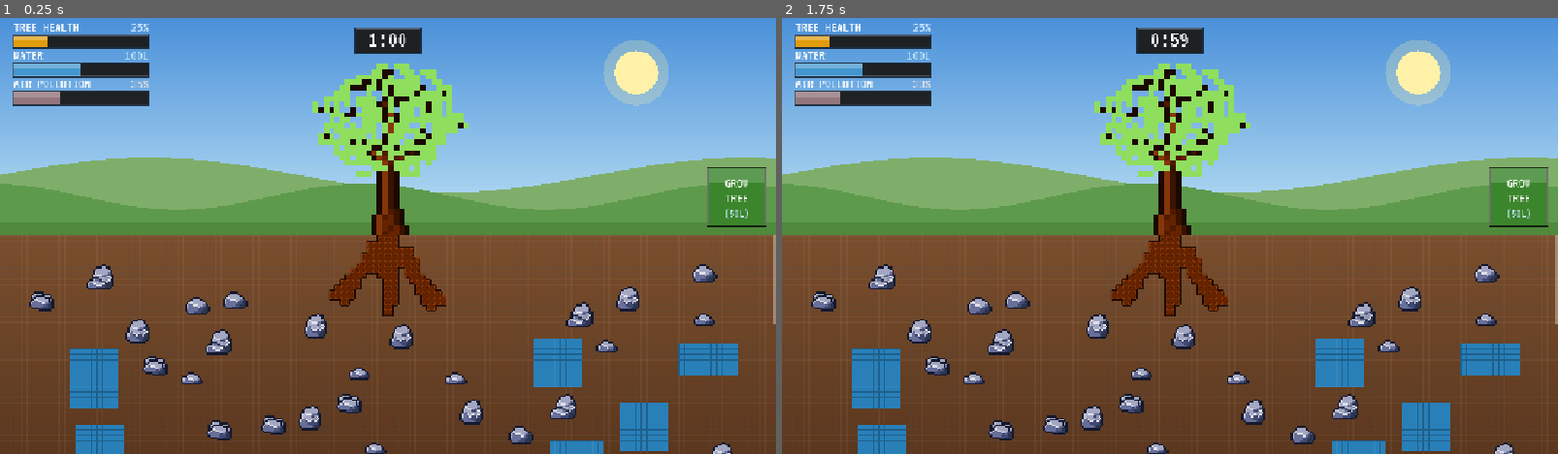
Above: before the commit, frames 1-2 (left to right).
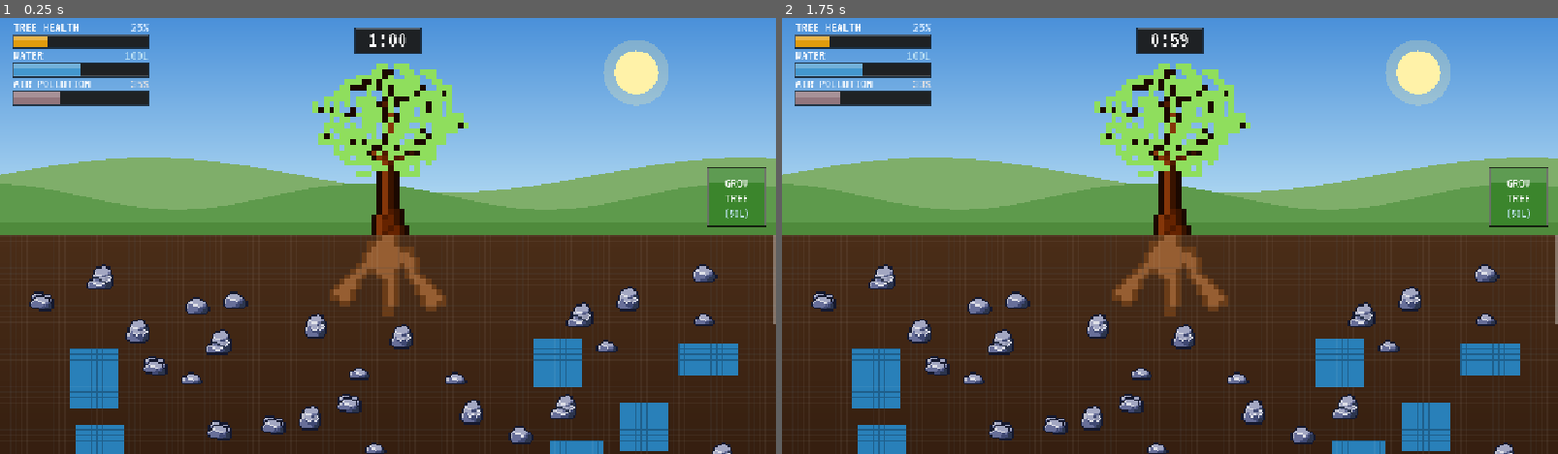
Above: after the commit, the same moments.

Repository: Jeeareen/ExtendoRoot
Game: Godot game, scene res://scenes/main.tscn
Same seed, same stepped clock (60 frames per second), same inputs: the game is played once before the commit and once after it.
Inputs (mouse positions are in pixels of both pictures, inside the frame that each line leads up to):
- Up to frame 1 (0.25 s): no input
- Up to frame 2 (1.75 s): tap Enter at 0.5 s; move the mouse to (1340, 214) at 0.52 s; tap R at 0.6 s; click (1340, 214) at 0.67 s; tap Space at 1.25 s; drag from (1014, 257) to (1131, 323) at 1.27 s

The runs differ from the first frame. In frame 1, 44% of the frame differs, in the area x 0-100%, y 49-100%; in frame 2, 44%.

Commit message:
style: use solid 8x8 squares for roots with darker soil and outer edge coloring

Diff:
--- a/scripts/main.gd
+++ b/scripts/main.gd
@@ -15,9 +15,9 @@
 const HILL_FAR := Color("7fae6a")
 const HILL_NEAR := Color("5e9a4c")
 const GRASS := Color("4f8a3c")
-const SOIL_TOP := Color("7a4e2d")
-const SOIL_BOTTOM := Color("2c1508")
-const TRUNK := Color("6b4423")
+const SOIL_TOP := Color("4a2d18")
+const SOIL_BOTTOM := Color("170a04")
+const TRUNK := Color("4a240c")
 const LEAVES_DARK := Color("2f6b2a")
 const LEAVES := Color("3f8a36")
 const LEAVES_LIGHT := Color("58a84a")
@@ -26,15 +26,8 @@
 const WATER_EDGE := Color("1f5f8b")
 const ACID_WATER_COLOR := Color("16a05d") # Greenish dark-turquoise for acid pools
 const ACID_WATER_EDGE := Color("0e6e3e")
-const ROOT_COLOR := Color("652300")
-
-# Retro Pixel-Art Bitmask Root Palette (Ağaç Gövdesi #652300 İle Birebir Uyumlu)
-const ROOT_BARK_DARK := Color("1b0800")
-const ROOT_BARK_SHADOW := Color("381300")
-const ROOT_WOOD_CORE := Color("652300")
-const ROOT_WOOD_GRAIN := Color("4e1a00")
-const ROOT_WOOD_LIGHT := Color("853609")
-const ROOT_TIP_COLOR := Color("aa4d18")
+const ROOT_COLOR := Color("965e32")
+const ROOT_EDGE_DARK := Color("6a3c18") # Darker edge for outer regions of wide roots
 const ROOT_WATER_FLOW := Color("54d6ff")
 
 const TILE_SIZE := 8.0
@@ -1588,13 +1581,50 @@
 
 			var is_root: bool = _initial_root_tiles.has(cell) or _root_tiles.has(cell)
 			if is_root:
-				# Render retro pixel-art connective bitmask root tile
-				_draw_pixel_art_root(cell, Vector2(x, y), base_row_color)
+				# 1. Base root tile rendering (8x8px square with constant color)
+				var root_col := ROOT_COLOR
+				var w := 0
+				if _root_tiles.has(cell):
+					w = _get_width_for_depth(_root_tiles[cell])
+				elif _initial_root_tiles.has(cell):
+					# Initial root tiles are 3 or 4 wide
+					w = 4
+
+				# When width is 1 or 2, use the outer root color;
+				# For wider roots (width 3/4), outer regions (having an edge to soil) use outer color while core remains ROOT_COLOR
+				if w <= 2:
+					root_col = ROOT_EDGE_DARK
+				else:
+					var is_outer_edge := (
+						not _is_root_cell(cell + Vector2i(0, -1))
+						or not _is_root_cell(cell + Vector2i(0, 1))
+						or not _is_root_cell(cell + Vector2i(-1, 0))
+						or not _is_root_cell(cell + Vector2i(1, 0))
+					)
+					if is_outer_edge:
+						root_col = ROOT_EDGE_DARK
+
+				draw_rect(tile_rect, root_col)
+
+				# 2. Bevel lines for root tile (just like before)
+				draw_line(Vector2(x, y), Vector2(x + TILE_SIZE, y), highlight_edge_color, 1.0)
+				draw_line(Vector2(x, y), Vector2(x, y + TILE_SIZE), highlight_edge_color, 1.0)
+				draw_line(Vector2(x, y + TILE_SIZE), Vector2(x + TILE_SIZE, y + TILE_SIZE), grid_edge_color, 1.0)
+				draw_line(Vector2(x + TILE_SIZE, y), Vector2(x + TILE_SIZE, y + TILE_SIZE), grid_edge_color, 1.0)
+
+				# 3. Water flowing animation pulse along connected root path
+				if _is_connected_to_water and _water_flow_cells.has(cell):
+					var dist: int = _water_flow_cells[cell]
+					var wave: float = fmod(_water_pulse_time * 10.0 - float(dist), 10.0)
+					if wave >= 0.0 and wave < 5.0:
+						draw_rect(Rect2(x + 2.0, y + 2.0, 4.0, 4.0), ROOT_WATER_FLOW)
+						if wave < 1.6:
+							draw_rect(Rect2(x + 2.5, y + 2.5, 3.0, 3.0), Color.WHITE)
 			else:
 				# 1. Base soil tile rendering
 				draw_rect(tile_rect, base_row_color)
 
-				# 2. Bevel lines for soil grid (only on soil, never cutting through roots)
+				# 2. Bevel lines for soil grid
 				draw_line(Vector2(x, y), Vector2(x + TILE_SIZE, y), highlight_edge_color, 1.0)
 				draw_line(Vector2(x, y), Vector2(x, y + TILE_SIZE), highlight_edge_color, 1.0)
 				draw_line(Vector2(x, y + TILE_SIZE), Vector2(x + TILE_SIZE, y + TILE_SIZE), grid_edge_color, 1.0)
@@ -1679,96 +1709,6 @@
 		var center_col := int(cols * 0.5)
 		return c.x >= center_col - 2 and c.x <= center_col + 1
 	return _initial_root_tiles.has(c) or _root_tiles.has(c)
-
-
-func _draw_pixel_art_root(cell: Vector2i, pos: Vector2, soil_col: Color) -> void:
-	var u: bool = _is_root_cell(cell + Vector2i(0, -1))
-	var d: bool = _is_root_cell(cell + Vector2i(0, 1))
-	var l: bool = _is_root_cell(cell + Vector2i(-1, 0))
-	var r: bool = _is_root_cell(cell + Vector2i(1, 0))
-
-	var ul: bool = _is_root_cell(cell + Vector2i(-1, -1))
-	var ur: bool = _is_root_cell(cell + Vector2i(1, -1))
-	var dl: bool = _is_root_cell(cell + Vector2i(-1, 1))
-	var dr: bool = _is_root_cell(cell + Vector2i(1, 1))
-
-	var px: float = pos.x
-	var py: float = pos.y
-
-	# 1. Base wood core fill (8x8)
-	draw_rect(Rect2(px, py, TILE_SIZE, TILE_SIZE), ROOT_WOOD_CORE)
-
-	# 2. Organic internal wood grain / rings
-	draw_rect(Rect2(px + 2.0, py + 2.0, 4.0, 4.0), ROOT_WOOD_LIGHT)
-	draw_rect(Rect2(px + 3.0, py + 3.0, 2.0, 2.0), ROOT_WOOD_GRAIN)
-
-	# 3. Outer Edge Borders & Highlights / Shadows
-	if not u:
-		draw_rect(Rect2(px, py, TILE_SIZE, 1.0), ROOT_BARK_DARK)
-		draw_rect(Rect2(px + 1.0, py + 1.0, 6.0, 1.0), ROOT_WOOD_LIGHT)
-	if not d:
-		draw_rect(Rect2(px, py + 7.0, TILE_SIZE, 1.0), ROOT_BARK_DARK)
-		draw_rect(Rect2(px + 1.0, py + 6.0, 6.0, 1.0), ROOT_BARK_SHADOW)
-	if not l:
-		draw_rect(Rect2(px, py, 1.0, TILE_SIZE), ROOT_BARK_DARK)
-		draw_rect(Rect2(px + 1.0, py + 1.0, 1.0, 6.0), ROOT_WOOD_LIGHT)
-	if not r:
-		draw_rect(Rect2(px + 7.0, py, 1.0, TILE_SIZE), ROOT_BARK_DARK)
-		draw_rect(Rect2(px + 6.0, py + 1.0, 1.0, 6.0), ROOT_BARK_SHADOW)
-
-	# 4. Convex Outer Corners (Pixel Chamfer for natural round roots)
-	if not u and not l:
-		draw_rect(Rect2(px, py, 1.0, 1.0), soil_col)
-		draw_rect(Rect2(px + 1.0, py, 1.0, 1.0), ROOT_BARK_DARK)
-		draw_rect(Rect2(px, py + 1.0, 1.0, 1.0), ROOT_BARK_DARK)
-		draw_rect(Rect2(px + 1.0, py + 1.0, 1.0, 1.0), ROOT_WOOD_LIGHT)
-	if not u and not r:
-		draw_rect(Rect2(px + 7.0, py, 1.0, 1.0), soil_col)
-		draw_rect(Rect2(px + 6.0, py, 1.0, 1.0), ROOT_BARK_DARK)
-		draw_rect(Rect2(px + 7.0, py + 1.0, 1.0, 1.0), ROOT_BARK_DARK)
-		draw_rect(Rect2(px + 6.0, py + 1.0, 1.0, 1.0), ROOT_WOOD_LIGHT)
-	if not d and not l:
-		draw_rect(Rect2(px, py + 7.0, 1.0, 1.0), soil_col)
-		draw_rect(Rect2(px + 1.0, py + 7.0, 1.0, 1.0), ROOT_BARK_DARK)
-		draw_rect(Rect2(px, py + 6.0, 1.0, 1.0), ROOT_BARK_DARK)
-		draw_rect(Rect2(px + 1.0, py + 6.0, 1.0, 1.0), ROOT_WOOD_LIGHT)
-	if not d and not r:
-		draw_rect(Rect2(px + 7.0, py + 7.0, 1.0, 1.0), soil_col)
-		draw_rect(Rect2(px + 6.0, py + 7.0, 1.0, 1.0), ROOT_BARK_DARK)
-		draw_rect(Rect2(px + 7.0, py + 6.0, 1.0, 1.0), ROOT_BARK_DARK)
-		draw_rect(Rect2(px + 6.0, py + 6.0, 1.0, 1.0), ROOT_BARK_SHADOW)
-
-	# 5. Concave Inner Corners (Elbow Branch Notches)
-	if u and l and not ul:
-		draw_rect(Rect2(px, py, 1.0, 1.0), ROOT_BARK_DARK)
-		draw_rect(Rect2(px + 1.0, py + 1.0, 1.0, 1.0), ROOT_BARK_SHADOW)
-	if u and r and not ur:
-		draw_rect(Rect2(px + 7.0, py, 1.0, 1.0), ROOT_BARK_DARK)
-		draw_rect(Rect2(px + 6.0, py + 1.0, 1.0, 1.0), ROOT_BARK_SHADOW)
-	if d and l and not dl:
-		draw_rect(Rect2(px, py + 7.0, 1.0, 1.0), ROOT_BARK_DARK)
-		draw_rect(Rect2(px + 1.0, py + 6.0, 1.0, 1.0), ROOT_BARK_SHADOW)
-	if d and r and not dr:
-		draw_rect(Rect2(px + 7.0, py + 7.0, 1.0, 1.0), ROOT_BARK_DARK)
-		draw_rect(Rect2(px + 6.0, py + 6.0, 1.0, 1.0), ROOT_BARK_SHADOW)
-
-	# 6. Terminal Tip / Active Growth Point
-	var neighbor_count: int = (1 if u else 0) + (1 if d else 0) + (1 if l else 0) + (1 if r else 0)
-	var depth: int = _root_tiles.get(cell, 0)
-	if neighbor_count <= 1 and depth > 0:
-		draw_rect(Rect2(px + 3.0, py + 3.0, 2.0, 2.0), ROOT_TIP_COLOR)
-
-	# 7. Animated Water Absorption Pulse (Aşağıdan yukarıya, 5 piksel akış + yarım saniye duraksama)
-	if _is_connected_to_water and _water_flow_cells.has(cell):
-		var dist: int = _water_flow_cells[cell]
-		# 10 hücrelik döngü (hız=10): 5 hücrelik su akışı (0.5 sn) ardından 5 hücrelik duraksama (0.5 sn)
-		var wave: float = fmod(_water_pulse_time * 10.0 - float(dist), 10.0)
-		if wave >= 0.0 and wave < 5.0:
-			# 5 piksel boyunca ilerleyen mavi su akışı
-			draw_rect(Rect2(px + 2.0, py + 2.0, 4.0, 4.0), ROOT_WATER_FLOW)
-			# Dalganın öncü parlak su damlası
-			if wave < 1.6:
-				draw_rect(Rect2(px + 2.5, py + 2.5, 3.0, 3.0), Color.WHITE)
 
 
 func _update_water_flow_path() -> void:
